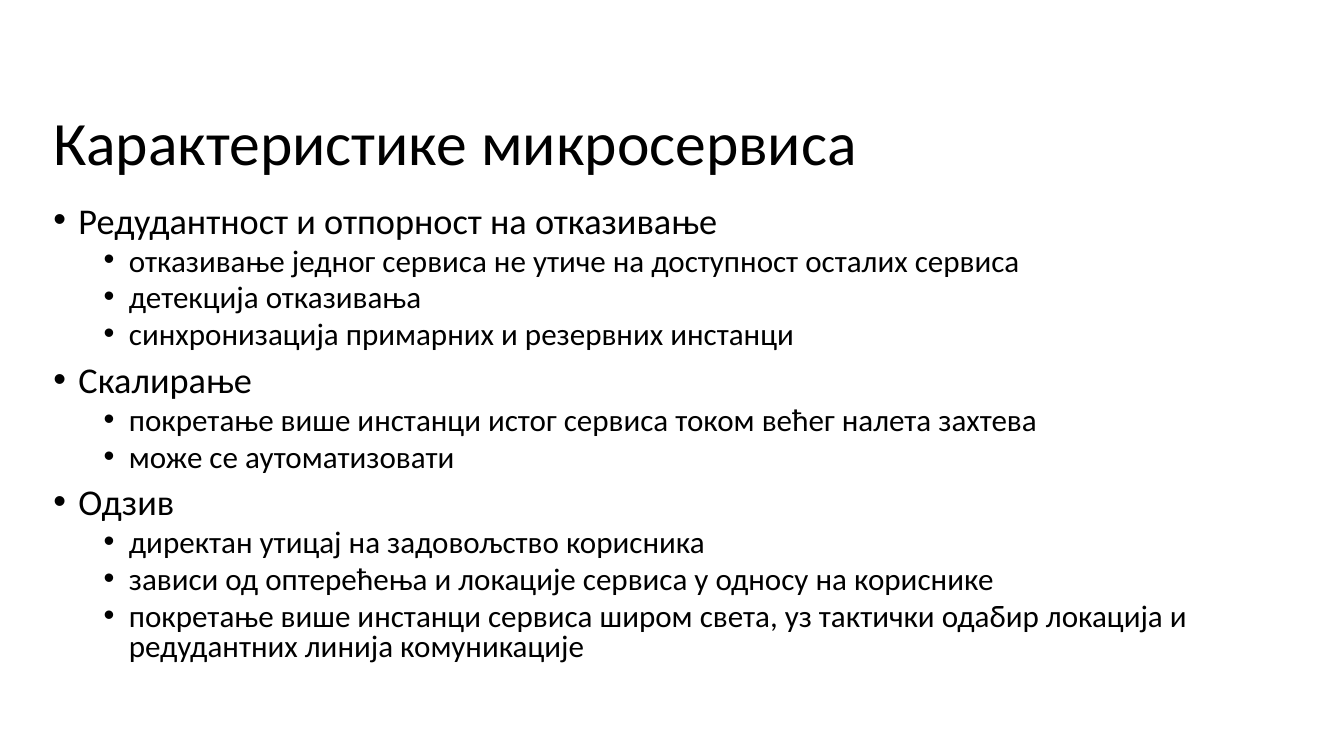
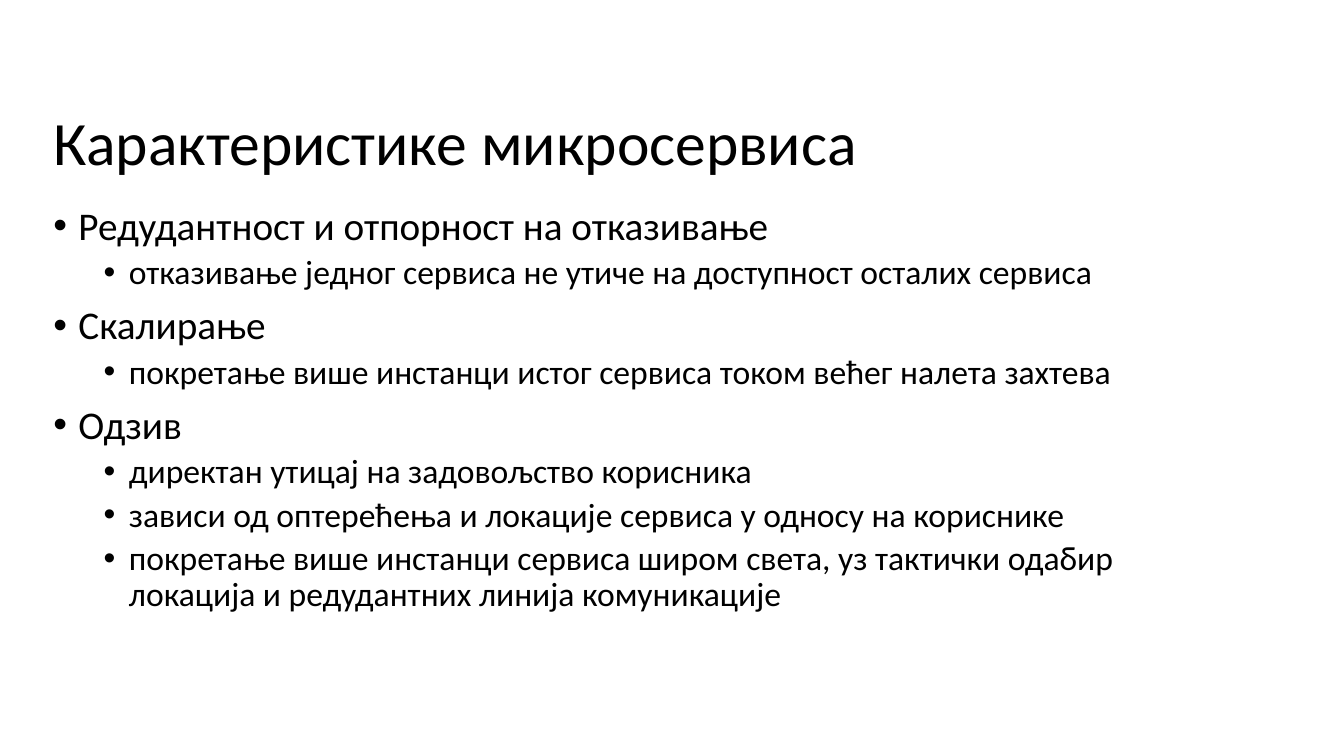
Before and after one commit to miki208/master-rad, a slide deck: slide 7 of slajdovi/master.pptx (slide 9 before the commit). Drawn at 1344x756 pixels with LibreOffice and Linux fonts; fonts in the diff are those of the drawing; background and template pictures are left out. Boxes give left, top, right and bottom in pixels: in the first picture for what was removed or moved away, otherwise in the second. Text is boxed around its words. In the diff, an @@ line names an element or a change of style, - is before the commit and + after.

```diff
--- a/slajdovi/master.pptx
+++ b/slajdovi/master.pptx
@@ text "Редудантност и отпорност на отказивање" at box(78, 215, 1113, 612): size 25.9 to 28 pt in "Редудантност и отпорност на отказивање", "Скалирање", "Одзив"; size 22.2 to 24 pt in "отказивање једног сервиса не утиче на доступност ...", "покретање више инстанци истог сервиса током већег ...", "директан утицај на задовољство корисника", "зависи од оптерећења и локације сервиса у ..." and 1 more places; line spacing 0.8 to 0.9 @@
@@ text at box(129, 286, 794, 351): paragraphs removed @@
-  • детекција отказивања
-  • синхронизација примарних и резервних инстанци
@@ text at box(129, 453, 454, 473): paragraph removed @@
-  • може се аутоматизовати
```
Also in this commit, not shown: 6 other slides changed, 1 slide removed.
